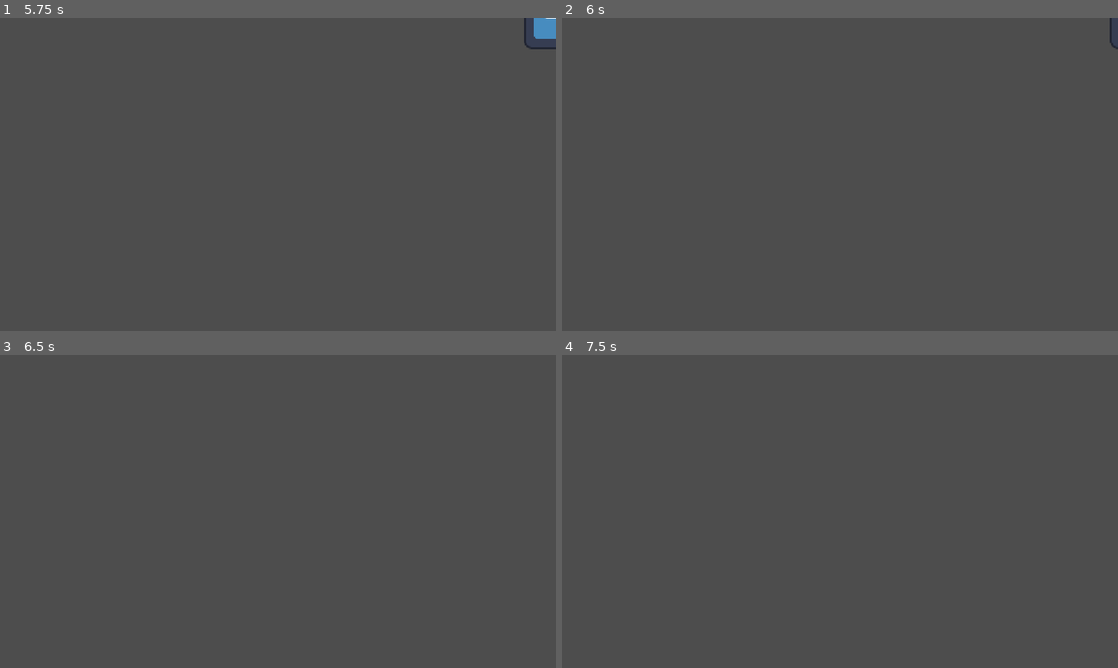
Above: before the commit, frames 1-4 (two rows, left to right).
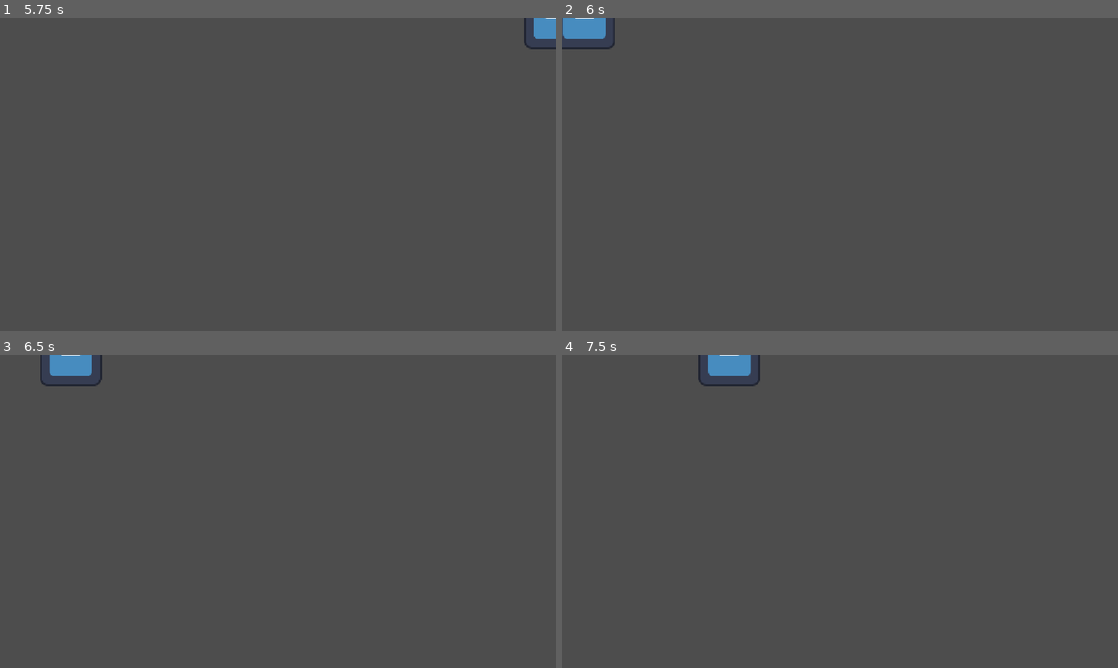
Above: after the commit, the same moments.

Repository: m-emin/01-first-project
Game: Godot game, scene res://main.tscn
Same seed, same stepped clock (60 frames per second), same inputs: the game is played once before the commit and once after it. The project has no main scene, so this scene is started directly. The engine's default icon, where the game draws it, is replaced by a stand-in: a white triangle on a blue panel in a dark square.
Inputs:
- Up to frame 1 (5.75 s): no input
- Up to frame 2 (6 s): no input
- Up to frame 3 (6.5 s): no input
- Up to frame 4 (7.5 s): no input

Frame 1 is identical in both runs. In frame 2, 0.7% of the frame differs, in the area x 0-100%, y 0-10%; in frame 3, 0.6%; in frame 4, 0.7%, in the area x 24-36%, y 0-10%.

Commit message:
My first loop

Diff:
--- a/main.gd
+++ b/main.gd
@@ -11,3 +11,6 @@
 # Called every frame. 'delta' is the elapsed time since the previous frame.
 func _process(delta: float) -> void:
 	position.x += speed * delta
+
+	if position.x >= get_viewport_rect().size.x:
+		position.x = 0
